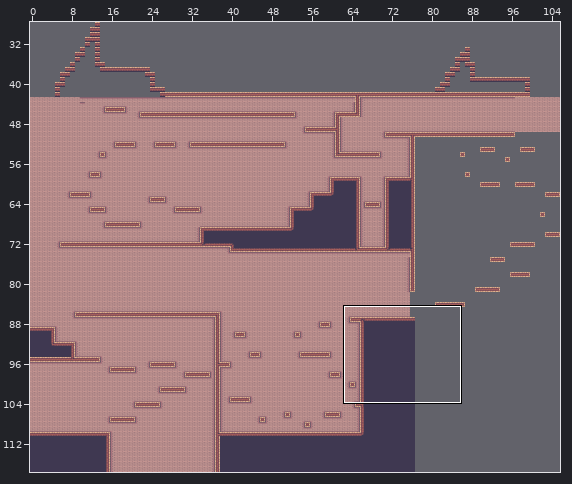
A Tiled map gets an edit: Platformer-GameDev/Output/Assets/Maps/MapTemplate22.tmx. Above, an overview of the earlier version with the close-up marked.
Close-up. Before:
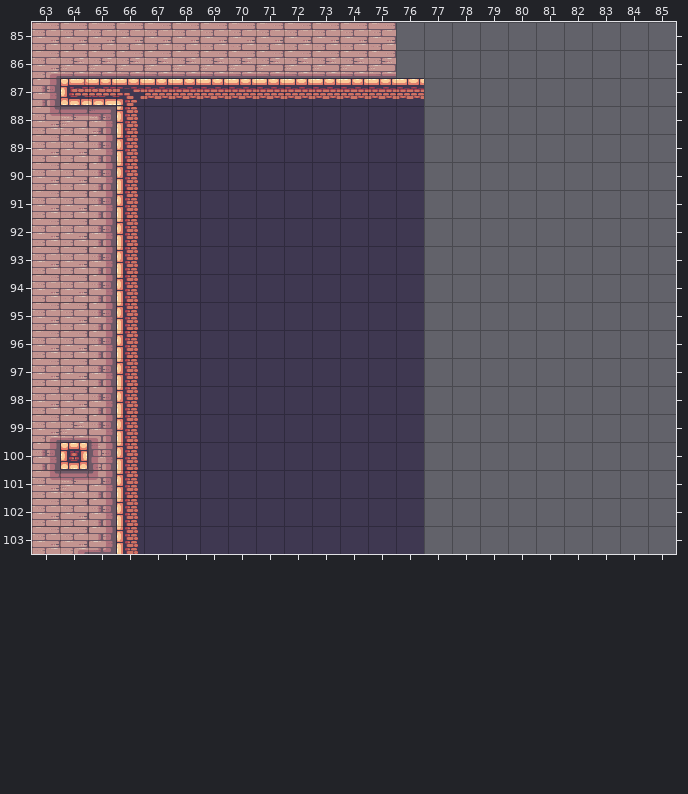
Cells are 32x32 px. Shown: x 63..85, y 85..103. The commit also changed other parts of the map, which this record leaves out.
And afterwards:
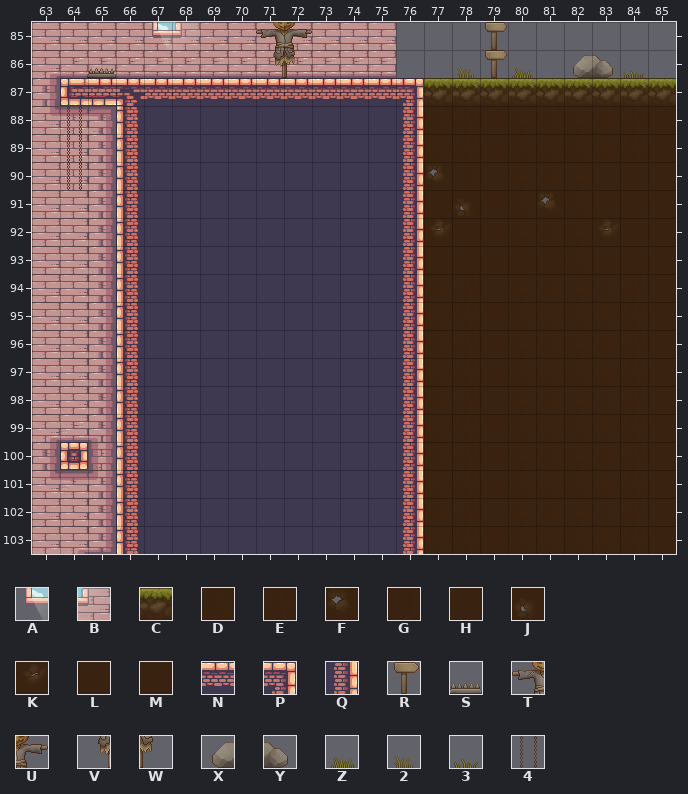
Key: from "decor": A 19, B 20; from "tesTiles": C 1, D 75, E 76, F 91, G 92, H 107, J 108, K 123, L 124, M 139; from "test2": N 1, P 2, Q 20; from "village_background": R 45, S 121, T 278, U 279, V 310, W 311, X 379, Y 380, Z 461, 2 492, 3 493, 4 777.
_ is an empty cell.
See-through tiles are keyed as they look on the map.
Diff:
Layer "Arboles":
y 85: x 67..68 __ -> AB; x 71..72 __ -> TU; x 79 _ -> R
y 86: x 65 _ -> S; x 71..72 __ -> VW; x 78..80 ___ -> 2RZ; x 82..84 ___ -> XY3
y 88..90: x 64 _ -> 4
Layer "Map":
y 87: x 76..85 N_________ -> PCCCCCCCCC
y 88..89: x 76..85 __________ -> QDELDDDDEL
y 90: x 76..85 __________ -> QFGLDDDLLL
y 91: x 76..85 __________ -> QHJLDFDHLL
y 92: x 76..85 __________ -> QKLLDDDKLL
y 93: x 76..85 __________ -> QMMLLLDMML
y 94..103: x 76..85 __________ -> QDELDDDDEL
Pixel boxes of the changes (left, top, right, bottom) in both close-ups:
added: (152, 22, 200, 50)
added: (256, 22, 312, 78)
changed: (396, 22, 676, 554)
added: (88, 68, 116, 78)
added: (67, 106, 82, 190)
